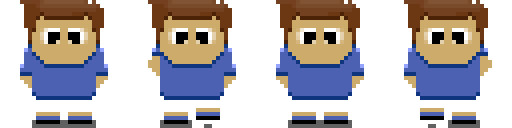
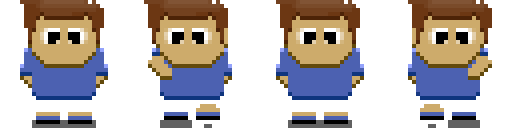
The second 512 x 128 image is a revision of the first. Changes to its layers:
added group "Head" with 3 layers in group "Player" over [20, 0, 492, 96]
moved "hairs" into group "Head", painted on it over [144, 0, 492, 44]
renamed "facial features" to "eyes", moved it into group "Head", painted on it over [152, 28, 476, 44]
renamed "head" to "oval", moved it into group "Head", painted on it over [20, 0, 488, 96]
painted on "body" over [20, 40, 492, 96]
painted on "legs" over [164, 104, 476, 124]
